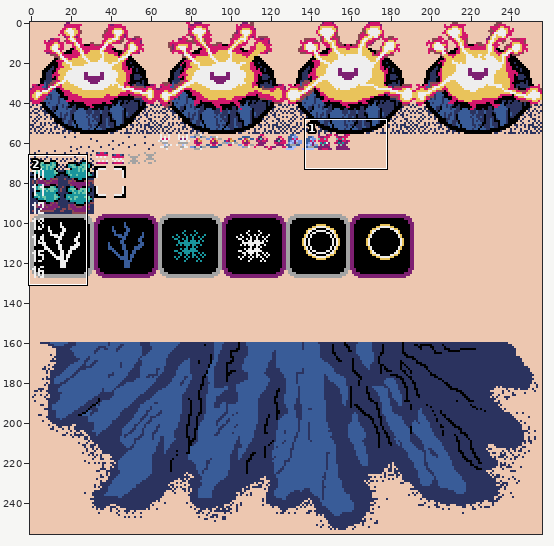
One commit to this pixel-art file: td/assets/sheet_1.aseprite. The picture above shows the old version from afar; the outline marks the close-up.
Close-up. Earlier state:
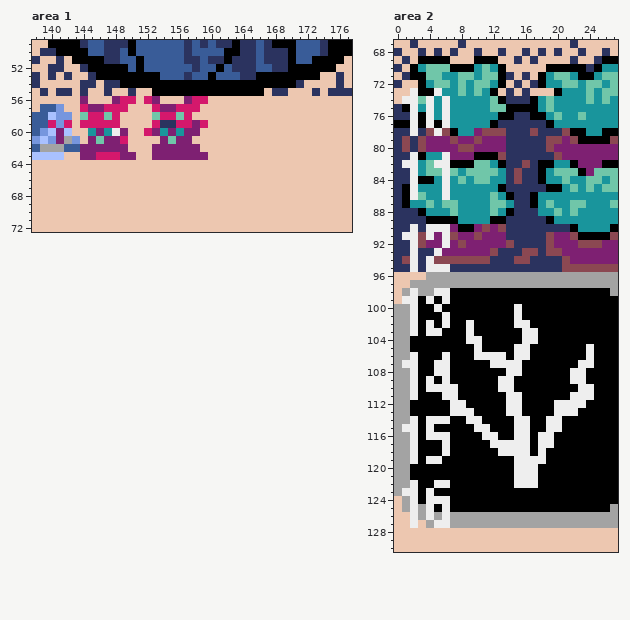
256x256 pixels, 1 frame. Colours within 5 levels of each other are drawn and written as one. Shown: area 1: x 138..177, y 49..72; area 2: x 0..27, y 67..130.
And afterwards:
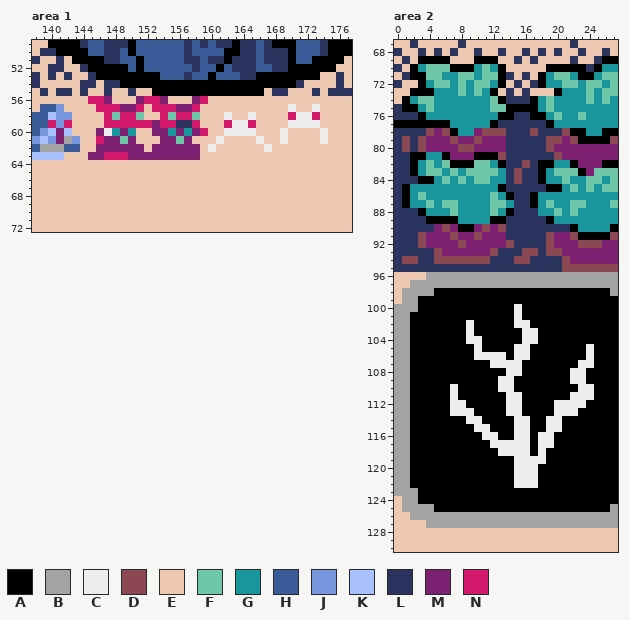
Palette (. is transparent): A #000000  B #a3a3a3  C #eeeeee  D #8b4852  E #edc7b0  F #70c6a9  G #19959c  H #395c98  J #7696de  K #a9c1ff  L #2b335f  M #7e2072  N #d4186c
From old to new:
layer "over" now hidden
Area 1, layer "layer":
y 56: x 144..151 MEEEMNNE -> ENNMEEEM; x 153..154 ME -> NM; x 157..158 MN -> EM
y 57: x 144..146 NMM -> EEN; x 149..151 NEE -> MMN; x 154..157 MMNN -> NNMM; x 170 E -> C; x 173 E -> C
y 58: x 144..151 FNNFNEEE -> EEENFNNF; x 153 F -> E; x 155..156 NF -> FN; x 158 E -> F; x 162 E -> C; x 165 E -> C; x 170..173 EEEE -> NCCN
y 59: x 144..146 NNN -> EEE; x 149..159 EEEENLLNNMN -> NNNNMNNLLNE; x 162..165 EEEE -> NCCN; x 170..173 EEEE -> CCCC
y 60: x 145 G -> E; x 147..148 GC -> CG; x 150 E -> G; x 152 N -> E; x 154..157 GMGM -> MGMG; x 159 E -> N; x 162..165 EEEE -> CCCC; x 169 E -> C; x 174 E -> C
y 61: x 145..146 MF -> EN; x 149..150 NE -> FM; x 155..156 FM -> MF; x 161 E -> C; x 166 E -> C; x 169 E -> C; x 174 E -> C
y 62: x 144..145 MM -> EE; x 150..151 EE -> MM; x 160 E -> C; x 167 E -> C
y 63: x 144 M -> E; x 146 N -> M; x 149 M -> N; x 151..152 EE -> MM; x 159 M -> E
Area 2:
y 73: x 2 C -> A; x 5 C -> G
y 74: x 1..2 CC -> AG; x 4 C -> F; x 6 C -> G
y 75: x 2 C -> A; x 4 C -> F; x 6 C -> G
y 76: x 2 C -> L; x 4 C -> G; x 6 C -> G
y 77: x 2 C -> A; x 4 C -> A; x 6 C -> A
y 78: x 2 C -> L; x 5 C -> M
y 81: x 2 C -> A; x 6 C -> A
y 82: x 1..2 CC -> LA; x 5..6 CC -> GF
y 83: x 2 C -> A; x 6 C -> G
y 84: x 2 C -> L; x 6 C -> F
y 85..86: x 2 C -> G; x 6 C -> G
y 90: x 2 C -> L; x 4..6 CCC -> LMD
y 91: x 1..2 CC -> LL; x 4 C -> M; x 6 C -> M
y 92: x 2 C -> L; x 6 C -> M
y 93: x 2 C -> L; x 5 C -> D
y 94: x 2 C -> D; x 4 C -> L
y 95: x 2 C -> L; x 4..6 CCC -> LLL
y 98: x 2 C -> B; x 5..6 CC -> AA
y 99: x 1..2 CC -> BB; x 4 C -> A; x 6 C -> A
y 100: x 2 C -> B; x 5 C -> A
y 101: x 2 C -> A; x 6 C -> A
y 102: x 2 C -> A; x 4 C -> A; x 6 C -> A
y 103: x 2 C -> A; x 4..5 CC -> AA
y 106: x 2 C -> A; x 6 C -> A
y 107: x 1..2 CC -> BA; x 5..6 CC -> AA
y 108: x 2 C -> A; x 5..6 CC -> AA
y 109: x 2 C -> A; x 4 C -> A; x 6 C -> A
y 110: x 2 C -> A; x 4..6 CCC -> AAA
y 111: x 2 C -> A; x 6 C -> A
y 114: x 2 C -> A; x 4..6 CCC -> AAA
y 115: x 1..2 CC -> BA; x 4 C -> A
y 116: x 2 C -> A; x 4..6 CCC -> AAA
y 117..118: x 2 C -> A; x 6 C -> A
y 119: x 2 C -> A; x 4..5 CC -> AA
y 122: x 2 C -> A; x 5..6 CC -> AA
y 123: x 1..2 CC -> BB; x 4 C -> A
y 124: x 2 C -> B; x 4..6 CCC -> AAA
y 125: x 2 C -> B; x 4 C -> B; x 6 C -> A
y 126: x 2 C -> B; x 4 C -> B; x 6 C -> B
y 127: x 2 C -> E; x 5..6 CC -> BB
Pixel boxes of the changes (left, top, right, bottom) in both close-ups:
changed: (80, 96, 328, 160)
changed: (402, 88, 450, 528)
